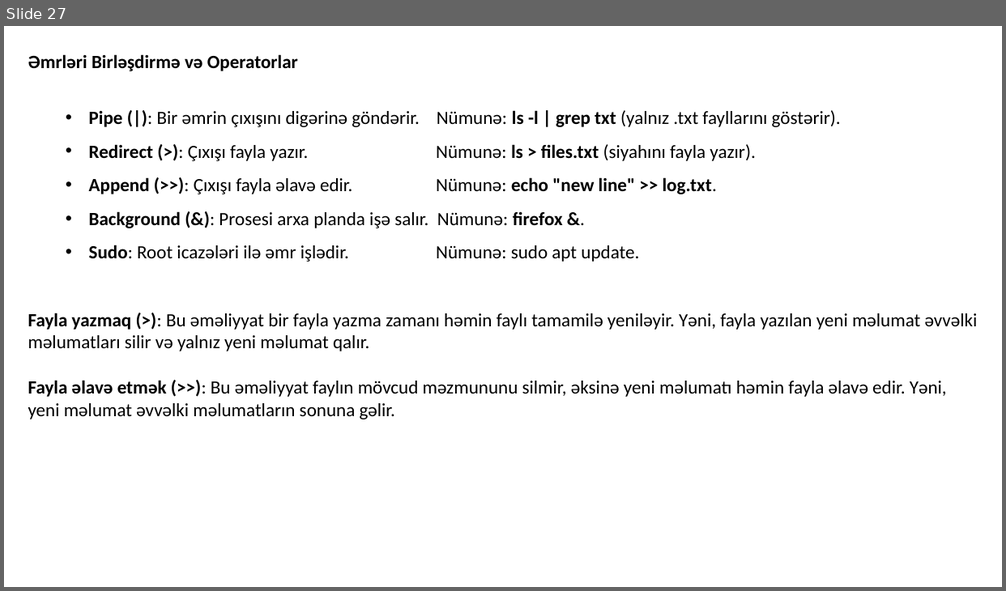
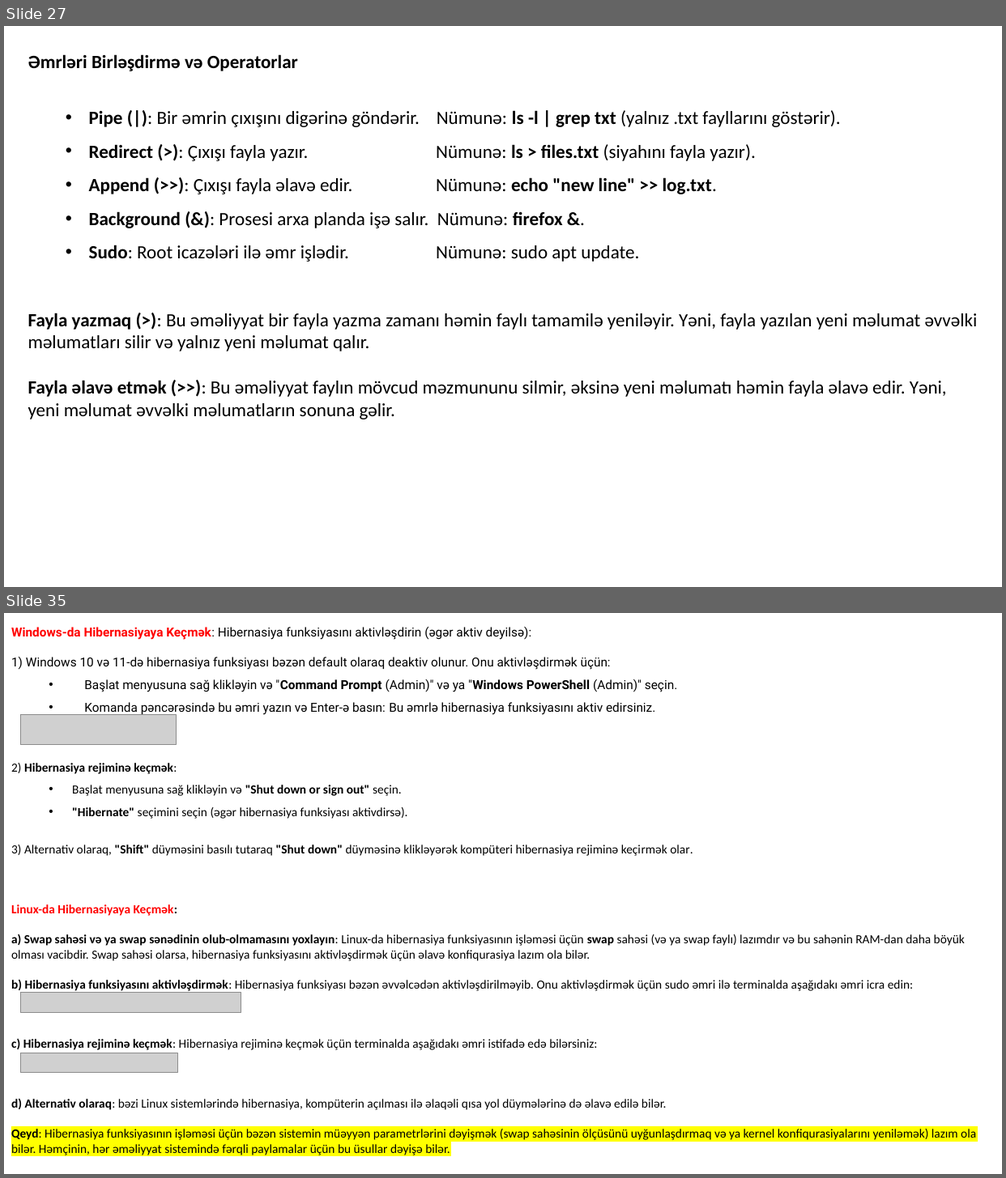
Before and after one commit to codeurient/DevOps, a slide deck: .lessons/1 operating systems/1 linux/1.pptx. Shown one above the other, each under a label of ours: slide 27 before the commit, slides 27 and 35 after it; the slides between them are not shown. The pictures are 1006x591 and 1006x1178 pixels, drawn with LibreOffice and Linux fonts; fonts in the diff are those of the drawing; grey boxes stand for pictures. Boxes give left, top, right and bottom in pixels: in the first picture for what was removed or moved away, otherwise in the second. Text is boxed around its words. In the diff, an @@ line names an element or a change of style, - is before the commit and + after.

```diff
--- a/.lessons/1 operating systems/1 linux/1.pptx
+++ b/.lessons/1 operating systems/1 linux/1.pptx
@@ slide 35 added at bbox=[4, 613, 1002, 1174], background #FFFFFF @@
@@ text added at bbox=[11, 627, 976, 1157], 12 pt, text #000000 @@
+Windows-da Hibernasiyaya Keçmək: Hibernasiya funksiyasını aktivləşdirin (əgər aktiv deyilsə):
+1) Windows 10 və 11-də hibernasiya funksiyası bəzən default olaraq deaktiv olunur. Onu aktivləşdirmək üçün:
+  • Başlat menyusuna sağ klikləyin və "Command Prompt (Admin)" və ya "Windows PowerShell (Admin)" seçin.
+  • Komanda pəncərəsində bu əmri yazın və Enter-ə basın: Bu əmrlə hibernasiya funksiyasını aktiv edirsiniz.
+2) Hibernasiya rejiminə keçmək:
+  • Başlat menyusuna sağ klikləyin və "Shut down or sign out" seçin.
+  • "Hibernate" seçimini seçin (əgər hibernasiya funksiyası aktivdirsə).
+3) Alternativ olaraq, "Shift" düyməsini basılı tutaraq "Shut down" düyməsinə klikləyərək kompüteri hibernasiya rejiminə keçirmək olar.
+Linux-da Hibernasiyaya Keçmək:
+a) Swap sahəsi və ya swap sənədinin olub-olmamasını yoxlayın: Linux-da hibernasiya funksiyasının işləməsi üçün swap sahəsi (və ya swap faylı) lazımdır və bu sahənin RAM-dan daha böyük olması vacibdir. Swap sahəsi olarsa, hibernasiya funksiyasını aktivləşdirmək üçün əlavə konfiqurasiya lazım ola bilər.
+b) Hibernasiya funksiyasını aktivləşdirmək: Hibernasiya funksiyası bəzən əvvəlcədən aktivləşdirilməyib. Onu aktivləşdirmək üçün sudo əmri ilə terminalda aşağıdakı əmri icra edin:
+c) Hibernasiya rejiminə keçmək: Hibernasiya rejiminə keçmək üçün terminalda aşağıdakı əmri istifadə edə bilərsiniz:
+d) Alternativ olaraq: bəzi Linux sistemlərində hibernasiya, kompüterin açılması ilə əlaqəli qısa yol düymələrinə də əlavə edilə bilər.
+Qeyd: Hibernasiya funksiyasının işləməsi üçün bəzən sistemin müəyyən parametrlərini dəyişmək (swap sahəsinin ölçüsünü uyğunlaşdırmaq və ya kernel konfiqurasiyalarını yeniləmək) lazım ola bilər. Həmçinin, hər əməliyyat sistemində fərqli paylamalar üçün bu üsullar dəyişə bilər.
@@ picture added at bbox=[20, 714, 176, 745] @@
@@ picture added at bbox=[20, 993, 241, 1013] @@
@@ picture added at bbox=[20, 1054, 177, 1073] @@
```
Also in this commit, not shown: 11 other slides added, 2 slides removed.
